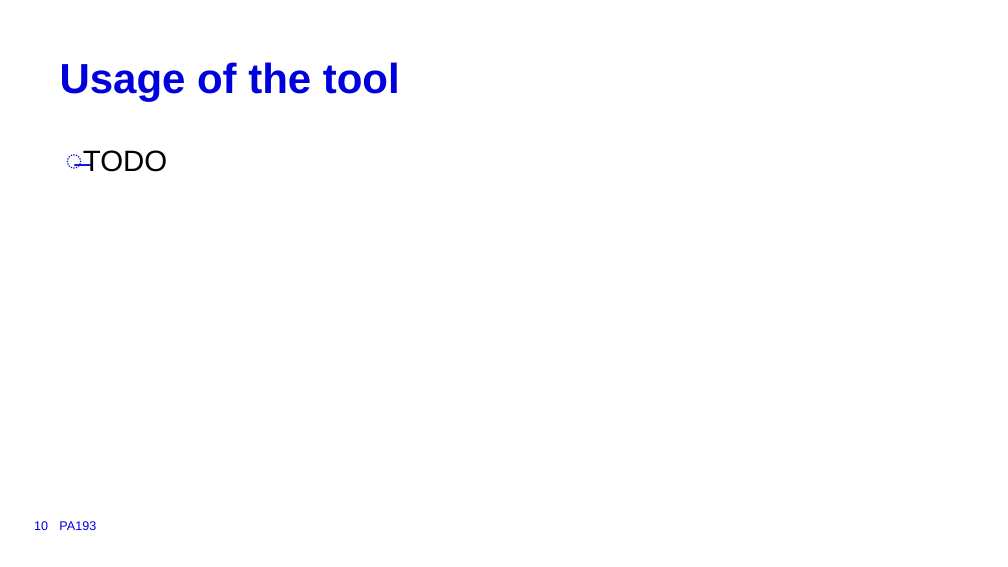
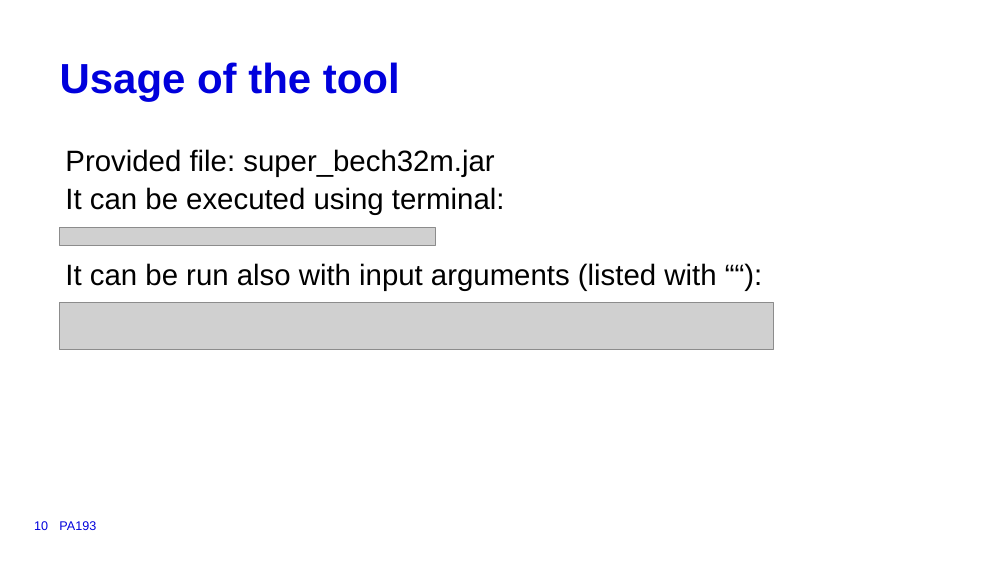
Before and after one commit to NikitaVolotovich/super_bech32m, a slide deck: slide 10 of super_Bech32m.pptm. Drawn at 1008x567 pixels with LibreOffice and Linux fonts; fonts in the diff are those of the drawing; grey boxes stand for pictures; background and template pictures are left out. Boxes give left, top, right and bottom in pixels: in the first picture for what was removed or moved away, otherwise in the second. Text is boxed around its words. In the diff, an @@ line names an element or a change of style, - is before the commit and + after.

```diff
--- a/super_Bech32m.pptm
+++ b/super_Bech32m.pptm
@@ text at (x1=65, y1=149, x2=716, y2=291): text changed @@
-̶ TODO
+Provided file: super_bech32m.jar
+It can be executed using terminal:
+It can be run also with input arguments (listed with ““):
@@ picture added at (x1=60, y1=228, x2=436, y2=245) @@
@@ picture added at (x1=60, y1=302, x2=774, y2=349) @@
```
Also in this commit, not shown: 3 slides added, 3 other files.
